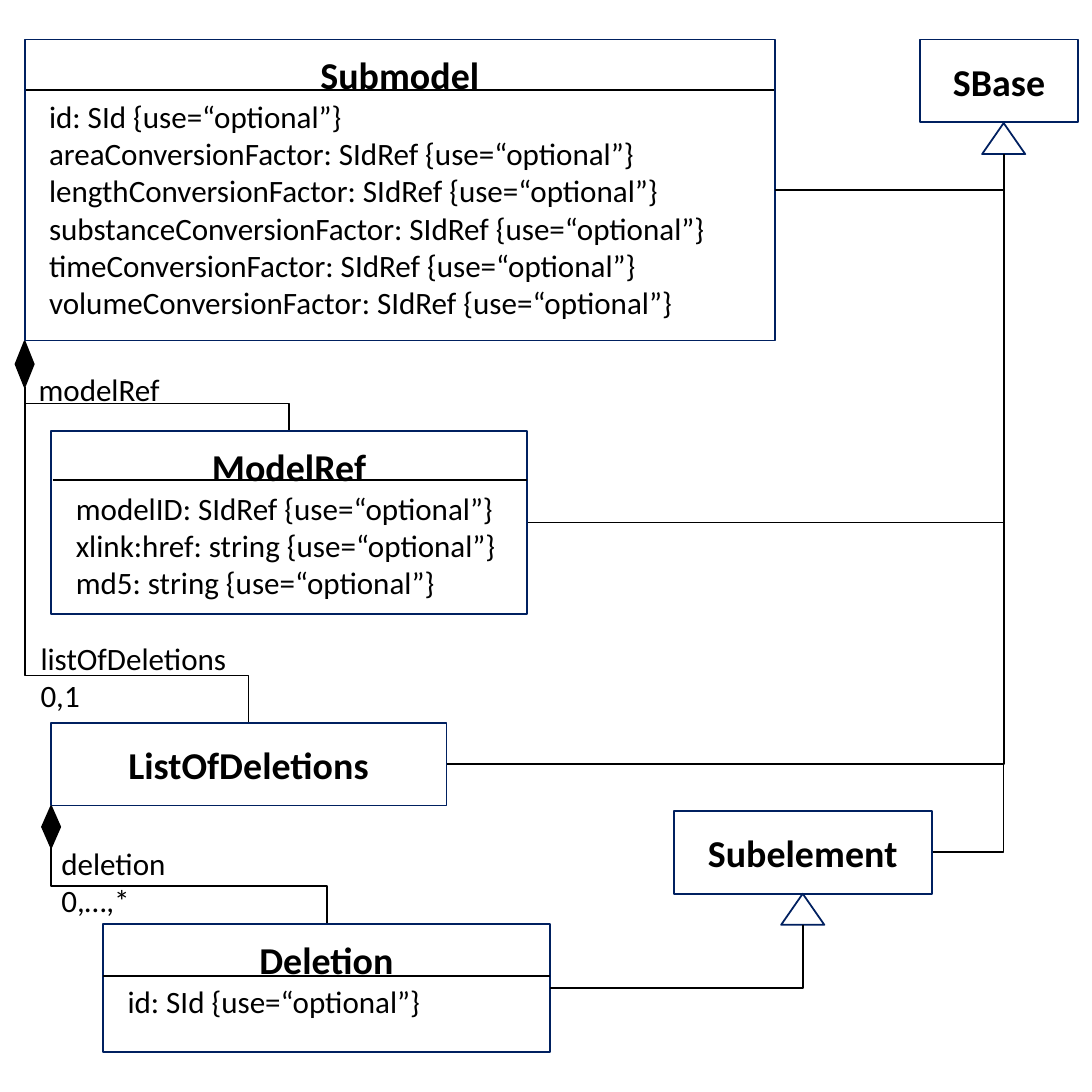
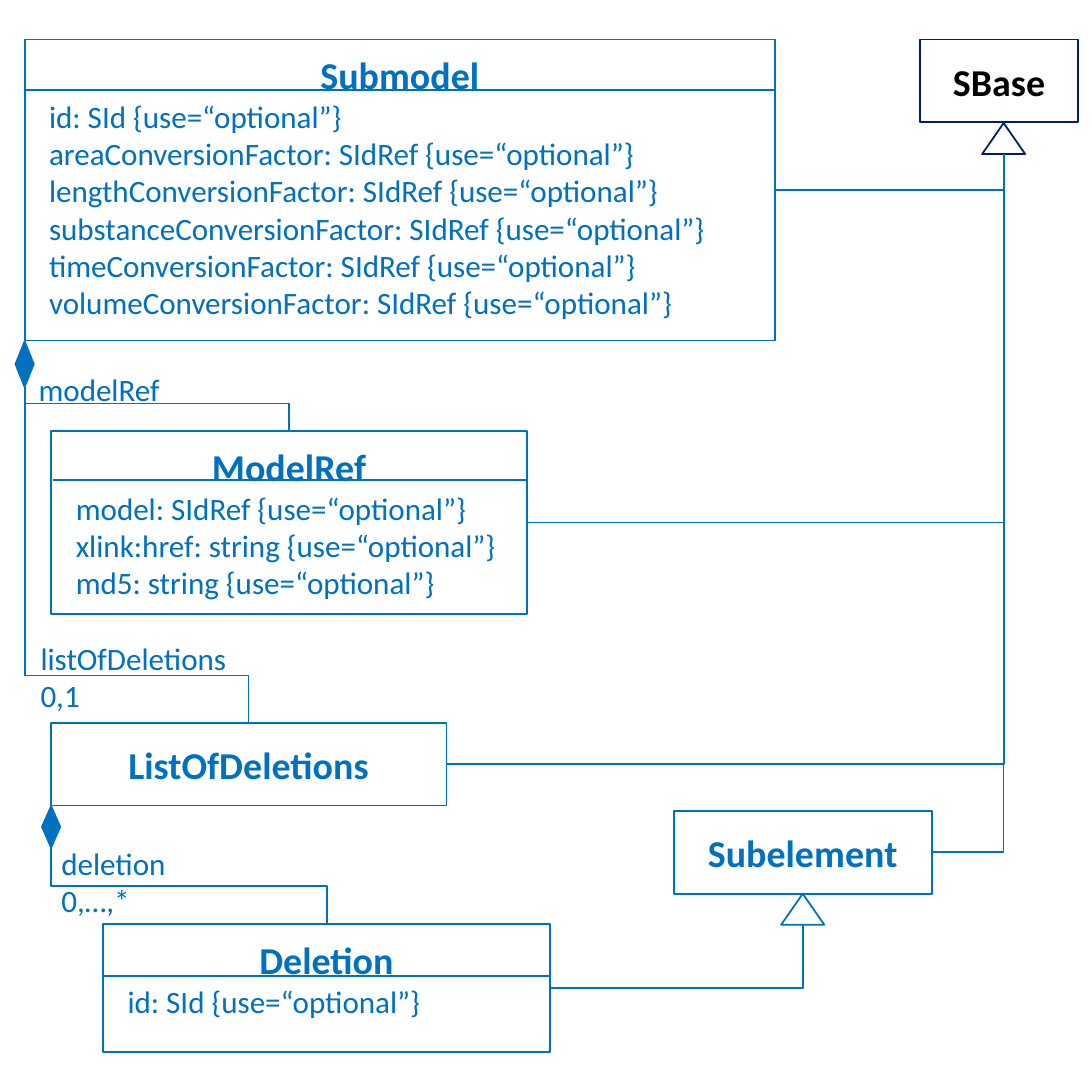
Before and after one commit to sbmlteam/sbml-specifications, a slide deck: slide 1 of sbml-level-3/version-1/comp/Submodel.pptx. Drawn at 1092x1092 pixels with LibreOffice and Linux fonts; fonts in the diff are those of the drawing. Boxes give left, top, right and bottom in pixels: in the first picture for what was removed or moved away, otherwise in the second. Text is boxed around its words. In the diff, an @@ line names an element or a change of style, - is before the commit and + after.

```diff
--- a/sbml-level-3/version-1/comp/Submodel.pptx
+++ b/sbml-level-3/version-1/comp/Submodel.pptx
@@ line (25, 89) - (774, 89): stroke #000000 0.5 pt to #0070C0 0.5 pt @@
@@ elbow line (447, 764) - (1003, 154): stroke #000000 0.5 pt to #0070C0 0.5 pt @@
@@ elbow line (526, 524) - (1003, 154): stroke #000000 0.5 pt to #0070C0 0.5 pt @@
@@ elbow line (774, 191) - (1003, 154): stroke #000000 0.5 pt to #0070C0 0.5 pt @@
@@ elbow line (931, 851) - (1003, 154): stroke #000000 0.5 pt to #0070C0 0.5 pt @@
@@ diamond at <box>15,342,32,387</box>: fill #000000 to #0070C0; outline #000000 0.5 pt to #0070C0 0.5 pt @@
@@ elbow line (25, 387) - (248, 722): stroke #000000 0.5 pt to #0070C0 0.5 pt @@
@@ elbow line (25, 387) - (288, 432): stroke #000000 0.5 pt to #0070C0 0.5 pt @@
@@ rectangle "ModelRef" at <box>52,432,529,615</box>: outline #002060 0.5 pt to #0070C0 0.5 pt @@
@@ line (52, 479) - (526, 479): stroke #000000 0.5 pt to #0070C0 0.5 pt @@
@@ text in rectangle at <box>76,454,495,600</box>: text colour #000000 to #0070C0 in "ModelRef", "xlink:href: string {use=“optional”}", "md5: string {use=“optional”}" @@
@@ text in rectangle at <box>76,497,465,525</box>: text changed; text colour #000000 to #0070C0 @@
-modelID: SIdRef {use=“optional”}
+model: SIdRef {use=“optional”}
@@ diamond at <box>42,807,60,849</box>: fill #000000 to #0070C0; outline #000000 0.5 pt to #0070C0 0.5 pt @@
@@ text colour #000000 to #0070C0 in 3 elements at <box>41,648,227,711</box>, <box>39,379,160,404</box>, <box>61,853,165,916</box> @@
@@ text colour #000000 to #0070C0; outline #002060 0.5 pt to #0070C0 0.5 pt in 4 elements at <box>25,40,774,340</box>, <box>102,923,548,1052</box>, <box>52,722,447,804</box>, <box>673,812,931,893</box> @@
@@ elbow line (52, 846) - (328, 923): stroke #000000 0.5 pt to #0070C0 0.5 pt @@
@@ triangle at <box>782,893,824,923</box>: outline #002060 0.5 pt to #0070C0 0.5 pt @@
@@ elbow line (551, 988) - (802, 926): stroke #000000 0.5 pt to #0070C0 0.5 pt @@
@@ line (102, 975) - (551, 975): stroke #000000 0.5 pt to #0070C0 0.5 pt @@
```
Also in this commit, not shown: 7 other files.
